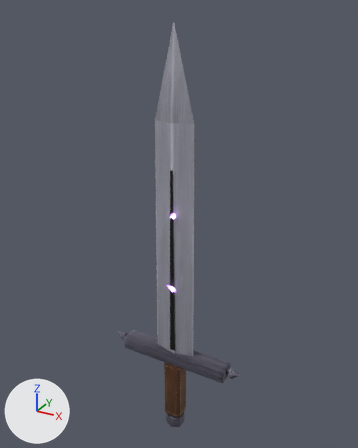
A saved change to the FBX model cyclops/export/weapons/MidSword.fbx.
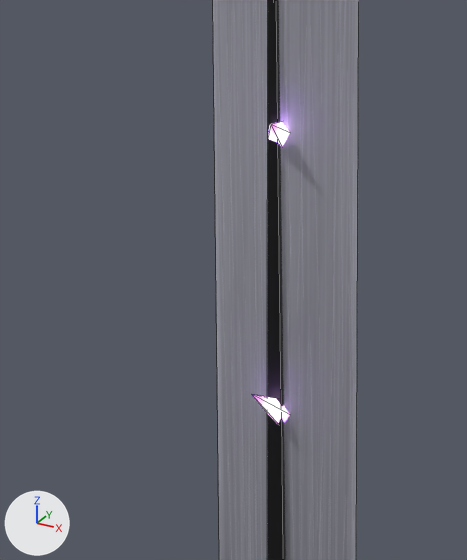
Each version is shown whole from a 50 mm camera at (1.94, -3.45, 3.52) aimed at (-0.02, 0.12, 1.73), then close up on the part from 28% to 62% of the width and 40% to 73% of the height. The lights are fixed; the arrows at lower left show +X, +Y and +Z. The first two pictures are the older version. The close-ups show mesh edges as thin lines.

Objects in the first close-up: 'Blade', 'Glow'.
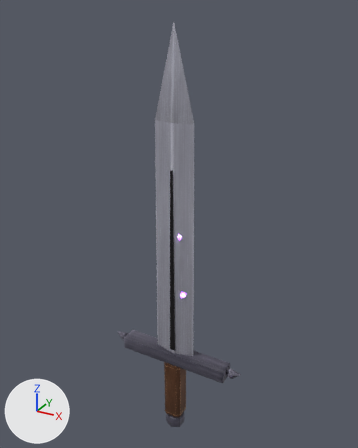
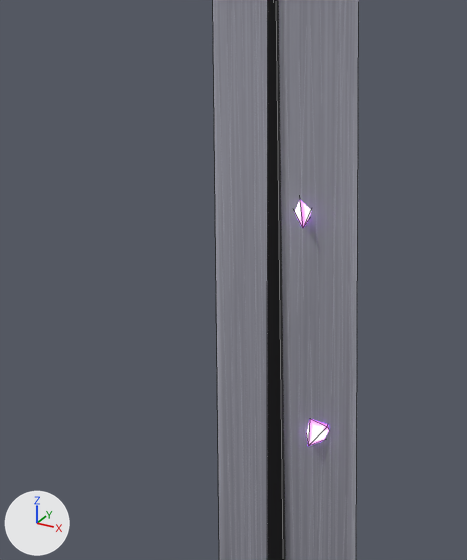
Where the change shows, as pixel boxes [x1, y1, x2, y2] in the close-ups (467 x 560 px; the box of a moved part takes in the faces that stretch with it):
'Glow', reshaped
    before: [253, 122, 290, 424]
    after: [295, 200, 329, 446]
part 1 of me_glow, moved or reshaped
    before: [268, 122, 290, 147]
    after: [295, 200, 311, 228]
part 2 of me_glow, moved or reshaped
    before: [253, 395, 290, 424]
    after: [307, 419, 329, 446]

Edits to the bpy script that builds the scene:
```text
Change me_glow:
    used by ob_glow; location = (0.0, 0.0, 0.0)
    remove me_glow.from_pydata(...)  # 14 vertices, 20 faces; spans x -0.039..0.046, y -0.137..0.061, z 1.059..1.931
    add me_glow.from_pydata(...)  # 14 vertices, 20 faces; spans x 0.001..0.129, y -0.058..0.108, z 1.078..1.79
    me_glow part 1: the loose piece of 7 vertices spanning x -0.039..0.035, y -0.123..0.06, z 1.81..1.931 is multiplied about its middle by the matrix ((-0.985, 0.114, 0.023), (-0.115, -0.984, -0.049), (0.017, -0.051, 0.991)), then moved by (0.048, 0.058, -0.145)
    me_glow part 2
    me_glow.vertices[7].co: (0.046, -0.016, 1.123) -> (0.056, -0.005, 1.111)
    me_glow.vertices[8].co: (0.023, 0.014, 1.151) -> (0.082, -0.027, 1.143)  # not seen -> pixel (309, 418)
    me_glow.vertices[9].co: (-0.023, 0.011, 1.14) -> (0.127, -0.024, 1.131)  # not seen -> pixel (327, 426)
    me_glow.vertices[10].co: (-0.028, -0.02, 1.105) -> (0.129, 0.001, 1.091)
    me_glow.vertices[11].co: (0.015, -0.037, 1.095) -> (0.085, 0.012, 1.078)
    me_glow.vertices[12].co: (-0.014, -0.137, 1.239) -> (0.103, 0.072, 1.161)  # pixel (251, 394) -> not seen
    me_glow.vertices[13].co: (0.018, 0.061, 1.059) -> (0.092, -0.053, 1.083)  # not seen -> pixel (308, 446)
```
